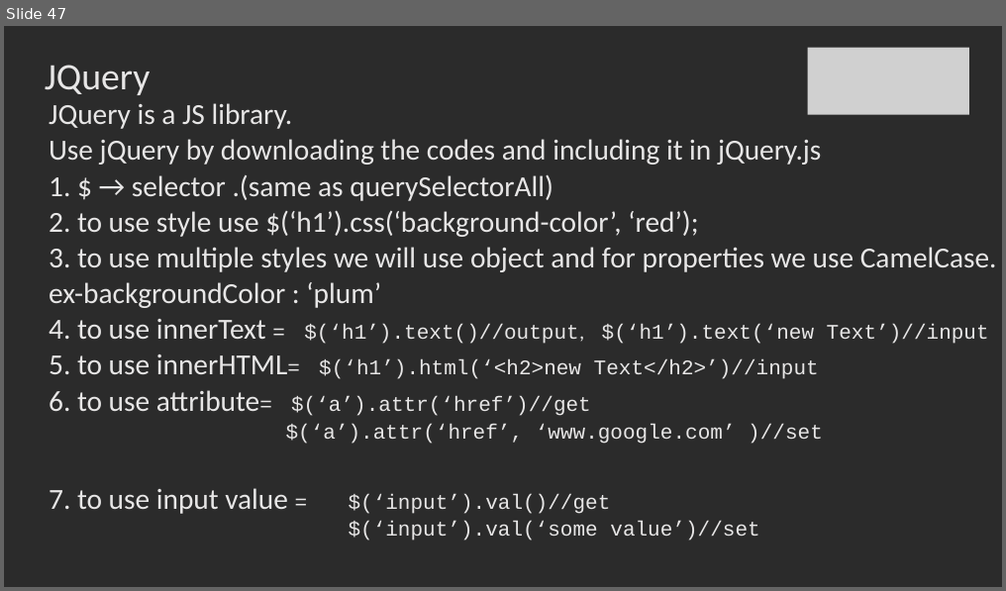
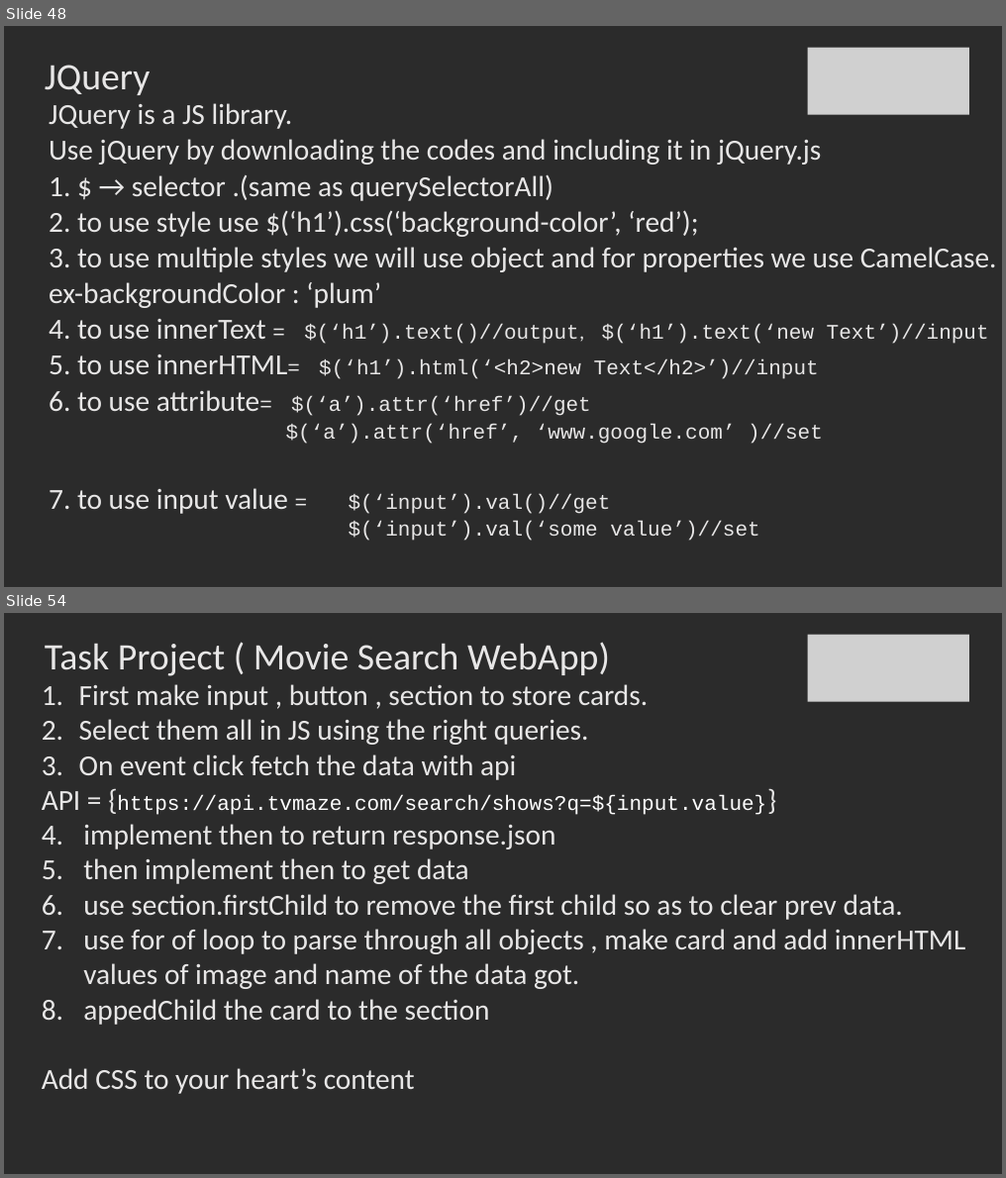
Before and after one commit to SachinBarpanda/WebDevGla, a slide deck: JS.pptx. Shown one above the other, each under a label of ours: slide 47 before the commit, slides 48 and 54 after it; the slides between them are not shown. The pictures are 1006x591 and 1006x1178 pixels, drawn with LibreOffice and Linux fonts; fonts in the diff are those of the drawing; grey boxes stand for pictures; background and template pictures are left out; a plain dark background stands for a picture behind light text. Boxes give left, top, right and bottom in pixels: in the first picture for what was removed or moved away, otherwise in the second. Text is boxed around its words. In the diff, an @@ line names an element or a change of style, - is before the commit and + after.

```diff
--- a/JS.pptx
+++ b/JS.pptx
@@ slide 54 added at [4, 613, 1002, 1174], background picture (left out) @@
@@ title added at [45, 642, 610, 676], 36 pt, text #E7E6E6 @@
+Task Project ( Movie Search WebApp)
@@ picture added at [807, 635, 969, 702] @@
@@ text added at [42, 684, 965, 1094], 28 pt, text #E7E6E6 @@
+1. First make input , button , section to store cards.
+2. Select them all in JS using the right queries.
+3. On event click fetch the data with api
+API = {https://api.tvmaze.com/search/shows?q=${input.value}}
+4. implement then to return response.json
+5. then implement then to get data
+6. use section.firstChild to remove the first child so as to clear prev data.
+7. use for of loop to parse through all objects , make card and add innerHTML values of image and name of the data got.
+8. appedChild the card to the section
+Add CSS to your heart’s content
@@ what was slide 47 is now slide 48 @@
```
Also in this commit, not shown: 7 other slides added, 40 other files.
